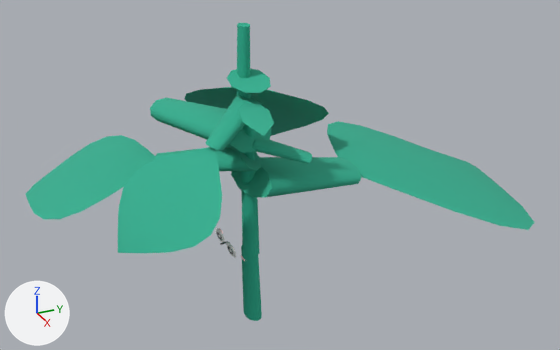
A saved change to the glTF model web-forest/public/model/species/malaisia-scandens.glb.
Both versions are drawn from a 50 mm lens placed at (1.048, -0.467, 0.696), pointed at (0.02, -0.004, 0.183). Arrows for +X, +Y and +Z are at lower left; the lights stay in place. The first picture is the older version. Vertices at exactly the same position are counted once.

The scene before the commit, as lines of its bpy script (objects in view):
```python
me_mesh_2 = bpy.data.meshes.new('Mesh_2')
me_mesh_2.from_pydata(...)  # 49 vertices, 92 faces; spans x -0.257..0.023, y -0.319..0.02, z -0.282..0.025
me_mesh_2.materials.append(mat_flat)
me_mesh_5 = bpy.data.meshes.new('Mesh_5')
me_mesh_5.from_pydata(...)  # 20 vertices, 36 faces; spans x -0.016..0.0459, y -0.0097..0.0781, z -0.0482..0.0159
me_mesh_5.materials.append(mat_flat)
me_mesh_6 = bpy.data.meshes.new('Mesh_6')
me_mesh_6.from_pydata(...)  # 20 vertices, 36 faces; spans x -0.175..0.023, y -0.094..0.042, z -0.098..0.042
me_mesh_6.materials.append(mat_flat)
me_mesh_7 = bpy.data.meshes.new('Mesh_7')
me_mesh_7.from_pydata(...)  # 10 vertices, 16 faces; spans x 0.0..0.0804, y -0.0391..0.0086, z -0.0266..0.0
me_mesh_7.materials.append(mat_flat)
ob_body = bpy.data.objects.new('body', None)
ob_body.location = (0.111, -0.0915, 0.0)
ob_body.scale = (1.43, 0.936, 0.45)
ob_p1 = bpy.data.objects.new('p1', me_mesh_2)
ob_p1.parent = ob_body
ob_p1.location = (0.0, 0.0, 0.589)
ob_p1.rotation_euler = (0.052, 0.0, 0.0)  # degrees (3, 0, 0)
ob_p5 = bpy.data.objects.new('p5', me_mesh_5)
ob_p5.parent = ob_body
ob_p5.location = (0.0, 0.0, 0.639)
ob_p5.rotation_euler = (0.0, -0.00445, 0.0)  # degrees (0, -0.3, 0)
ob_p6 = bpy.data.objects.new('p6', me_mesh_6)
ob_p6.parent = ob_body
ob_p6.location = (0.0, 0.0, 0.669)
ob_p6.rotation_euler = (0.0559, 0.0, 0.0)  # degrees (3.2, 0, 0)
ob_p7 = bpy.data.objects.new('p7', me_mesh_7)
ob_p7.parent = ob_body
ob_p7.location = (0.0, 0.0, 0.784)
ob_p7.rotation_euler = (0.0, -0.052, 0.0)  # degrees (0, -3, 0)
# also in view: 'p3' at (-0.06, 0.006, 0.26); 'p0' at (0.052, 0.142, 0.186); 'stem' at (0.111, -0.109, 0.225); 'p4' at (0.165, -0.188, 0.27)
```
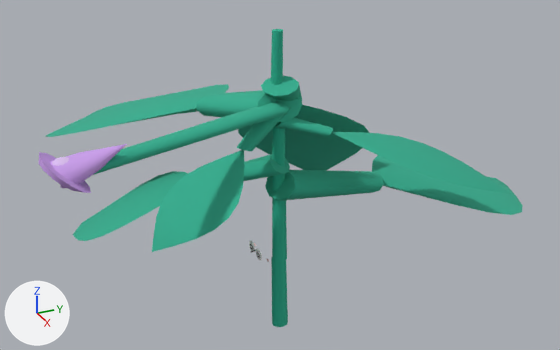
ob_body is not drawn itself; it is the parent of ob_stem, ob_p0, ob_p1, ob_p3, ob_p4, ob_p5, ob_p6, ob_p7.

Where the change shows, as pixel boxes (x1, y1, x2, y2) in the pictures (560 x 350 px):
'p0', moved, rescaled (15% narrower, 45% shorter): before (231, 121, 535, 230); after (265, 155, 522, 215)
'p4', moved, rescaled (8% shorter): before (118, 95, 262, 253); after (152, 107, 291, 252)
'p1', moved, rescaled (8% narrower): before (26, 135, 261, 219); after (73, 154, 290, 241)
'p3', moved, rescaled (10% narrower, 40% taller): before (184, 69, 329, 136); after (238, 76, 369, 170)
'stem', moved, rescaled (17% narrower): before (215, 23, 262, 321); after (249, 29, 288, 327)
'p6', reshaped, moved, rescaled (111% wider): before (150, 98, 271, 153); after (46, 84, 302, 137)
'p7', reshaped, moved, rescaled (600% wider, 138% taller): before (239, 98, 274, 136); after (38, 101, 289, 193)
'p5', reshaped, moved, rescaled: before (252, 138, 312, 164); after (275, 118, 511, 194)
part 1 of me_mesh_5, added (green): after (332, 132, 511, 194)
part 2 of me_mesh_6, added (green): after (46, 84, 229, 137)
part 3 of me_mesh_7, added: after (51, 157, 69, 166)
part 4 of me_mesh_7, added (purple): after (38, 144, 127, 193)
part 5 of me_mesh_7, built on: before (239, 98, 274, 136); after (93, 101, 289, 175)

The edits, one by one:
me_mesh_5 is used by ob_p5; parent ob_body; location (0.0, 0.0, 0.639); rotation (0.0, -0.00445, 0.0), in degrees (0, -0.3, 0).
me_mesh_5 had 20 vertices, 36 faces and spanned x -0.016..0.0459, y -0.0097..0.0781, z -0.0482..0.0159.
me_mesh_5 now has 49 vertices, 92 faces and spans x -0.016..0.1906, y -0.0097..0.3252, z -0.2278..0.0159.
Part 1, on me_mesh_5:
29 vertices are added at x 0.0229..0.1906, y 0.0939..0.3252, z -0.2278..-0.0476.
56 new faces join them.
me_mesh_6 is used by ob_p6; parent ob_body; location (0.0, 0.0, 0.669); rotation (0.0559, 0.0, 0.0), in degrees (3.2, 0, 0).
me_mesh_6 had 20 vertices, 36 faces and spanned x -0.175..0.023, y -0.094..0.042, z -0.098..0.042.
me_mesh_6 now has 49 vertices, 92 faces and spans x -0.571..0.023, y -0.326..0.042, z -0.314..0.042.
Part 2, on me_mesh_6:
29 vertices are added at x -0.571..-0.187, y -0.326..0.036, z -0.314..-0.071.
56 new faces join them.
me_mesh_7 is used by ob_p7; parent ob_body; location (0.0, 0.0, 0.784); rotation (0.0, -0.052, 0.0), in degrees (0, -3, 0).
me_mesh_7 had 10 vertices, 16 faces and spanned x 0.0..0.0804, y -0.0391..0.0086, z -0.0266..0.0.
me_mesh_7 now has 132 vertices, 248 faces and spans x -0.0179..0.1854, y -0.3717..0.0078, z -0.0482..0.0482.
me_mesh_7 part 3: a new loose piece, an icosphere of 80 faces spanning x 0.1158..0.144, y -0.3571..-0.3298, z 0.0068..0.0364, in mat_flat.
me_mesh_7 part 4: a new loose piece of 50 vertices spanning x 0.0743..0.1854, y -0.3717..-0.2621, z -0.0482..0.0482, in mat_flat.
Part 5, on me_mesh_7:
9 vertices are removed from x 0.0197..0.0804, y -0.0391..0.0086, z -0.0266..-0.0052.
16 faces are deleted.
19 vertices are added at x -0.0179..0.1451, y -0.3228..0.0078, z -0.0202..0.0202.
36 new faces join them.
Other edits to the shape of me_mesh_7 do not show in these pictures.
Object 'body' (ob_body) moves from (0.111, -0.0915, 0.0) to (0.15, -0.063, 0.0).
Object 'body' (ob_body) is rescaled from (1.43, 0.936, 0.45) to (0.79, 0.88, 0.45).
Object 'p5' (ob_p5) moves from (0.0, 0.0, 0.639) to (0.0, 0.0, 0.728).
Object 'p6' (ob_p6) moves from (0.0, 0.0, 0.669) to (0.0, 0.0, 0.777).
Object 'p7' (ob_p7) moves from (0.0, 0.0, 0.784) to (0.0, 0.0, 0.771).
